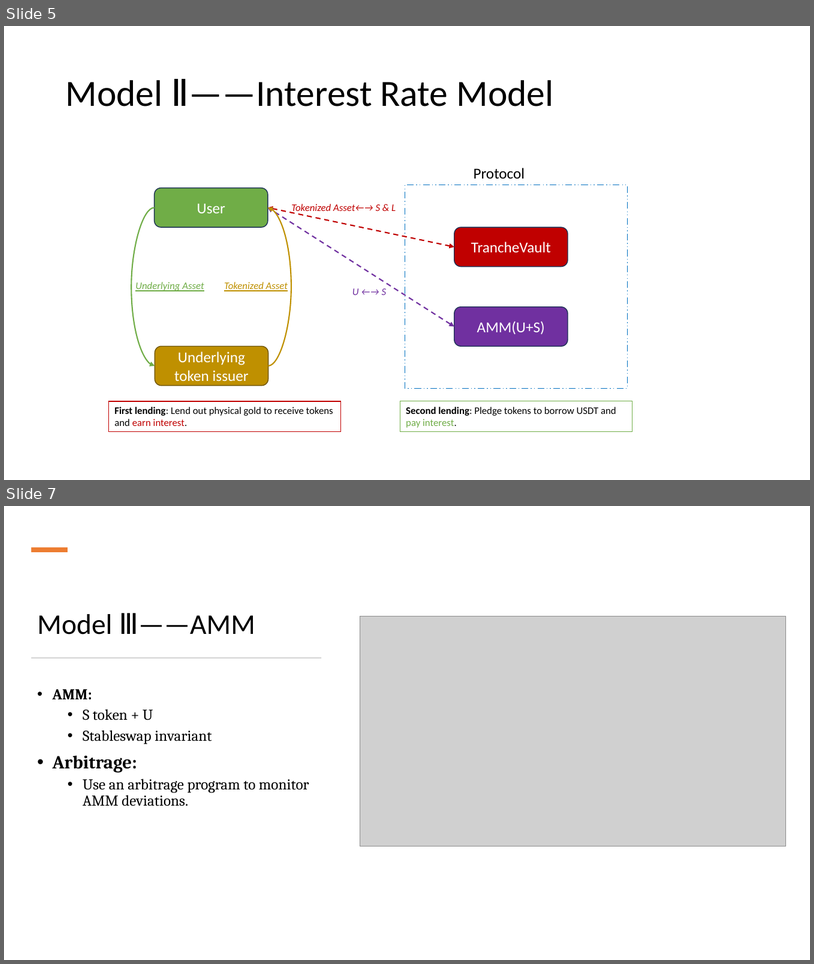
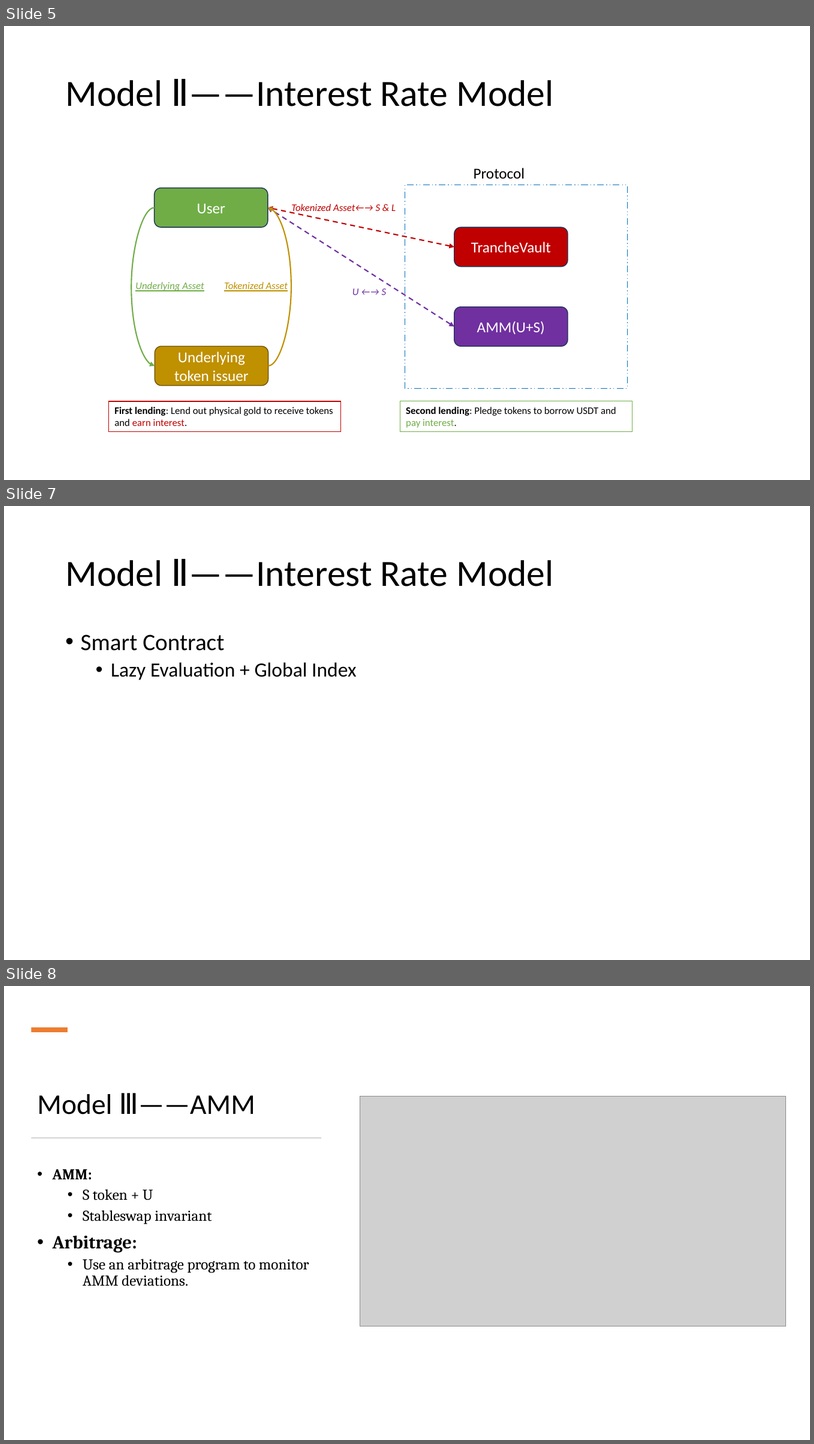
Before and after one commit to LiGentle/Martingale_repo, a slide deck: Martigale Protocol(Detailed).pptx. Shown one above the other, each under a label of ours: slides 5 and 7 before the commit, slides 5, 7 and 8 after it; the slides between them are not shown. The pictures are 814x964 and 814x1444 pixels, drawn with LibreOffice and Linux fonts; fonts in the diff are those of the drawing; grey boxes stand for pictures. Boxes give left, top, right and bottom in pixels: in the first picture for what was removed or moved away, otherwise in the second. Text is boxed around its words. In the diff, an @@ line names an element or a change of style, - is before the commit and + after.

```diff
--- a/Martigale Protocol(Detailed).pptx
+++ b/Martigale Protocol(Detailed).pptx
@@ slide 7 added at bbox=[4, 506, 810, 960], background #FFFFFF @@
@@ title added at bbox=[65, 559, 554, 586], 44 pt, text #000000 @@
+Model Ⅱ——Interest Rate Model
@@ text added at bbox=[81, 634, 357, 680], 24 pt, text #000000 @@
+• Smart Contract
+  • Lazy Evaluation + Global Index
@@ what was slide 7 is now slide 8 @@
```
Also in this commit, not shown: 2 other slides added, 17 other files.
